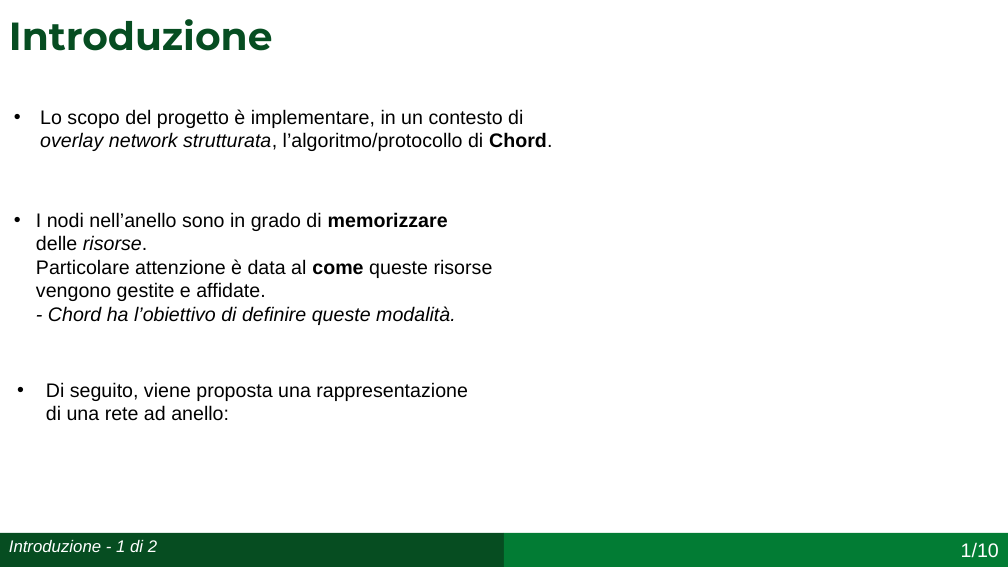
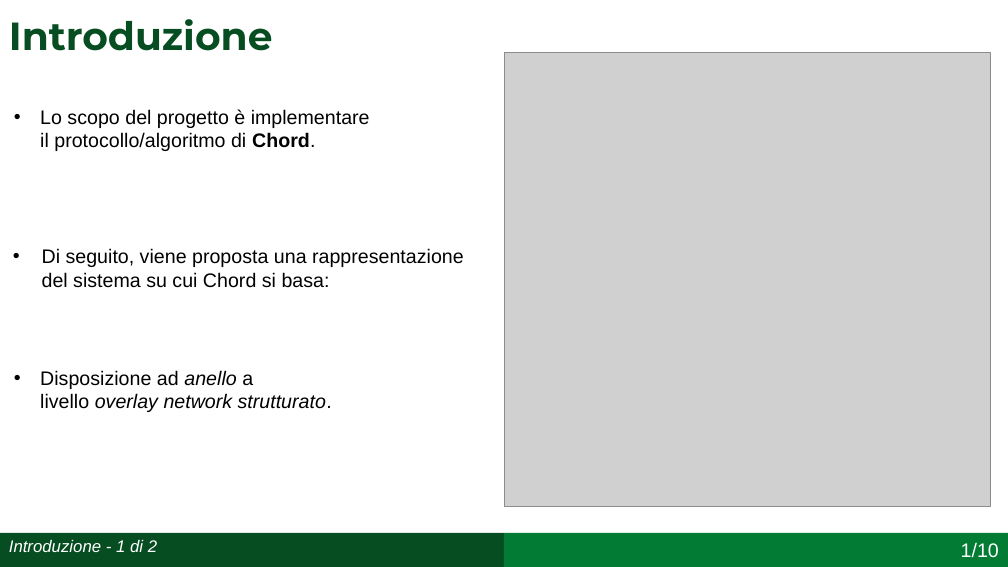
Before and after one commit to simonefesta/Chord_SDCC, a slide deck: slide 3 of Documentazione/Presentazione/Presentazione_Chord_Festa_0320408.pptx. Drawn at 1008x567 pixels with LibreOffice and Linux fonts; fonts in the diff are those of the drawing; grey boxes stand for pictures. Boxes give left, top, right and bottom in pixels: in the first picture for what was removed or moved away, otherwise in the second. Text is boxed around its words. In the diff, an @@ line names an element or a change of style, - is before the commit and + after.

```diff
--- a/Documentazione/Presentazione/Presentazione_Chord_Festa_0320408.pptx
+++ b/Documentazione/Presentazione/Presentazione_Chord_Festa_0320408.pptx
@@ picture added at [505, 52, 991, 507] @@
@@ text at [40, 109, 370, 151]: text changed @@
-• Lo scopo del progetto è implementare, in un contesto di
-  overlay network strutturata, l’algoritmo/protocollo di Chord.
+• Lo scopo del progetto è implementare
+  il protocollo/algoritmo di Chord.
@@ text removed at [36, 212, 493, 325] @@
-• I nodi nell’anello sono in grado di memorizzare
-  delle risorse.
-  Particolare attenzione è data al come queste risorse vengono gestite e affidate.
-  - Chord ha l’obiettivo di definire queste modalità.
@@ text at [42, 248, 464, 288]: text changed @@
-• Di seguito, viene proposta una rappresentazione di una rete ad anello:
+• Di seguito, viene proposta una rappresentazione del sistema su cui Chord si basa:
@@ text added at [40, 370, 332, 412], 14 pt, text #000000, italic @@
+• Disposizione ad anello a
+  livello overlay network strutturato.
```
Also in this commit, not shown: 10 other slides changed, 1 other file.
